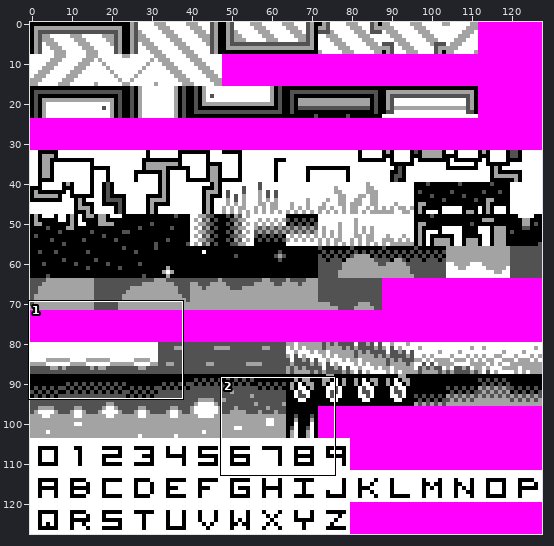
Sprite sheet -- src/data/tiles.bg.png. The first picture is a wide view before the edit; the outline marks the close-up.
Close-up. The starting point:
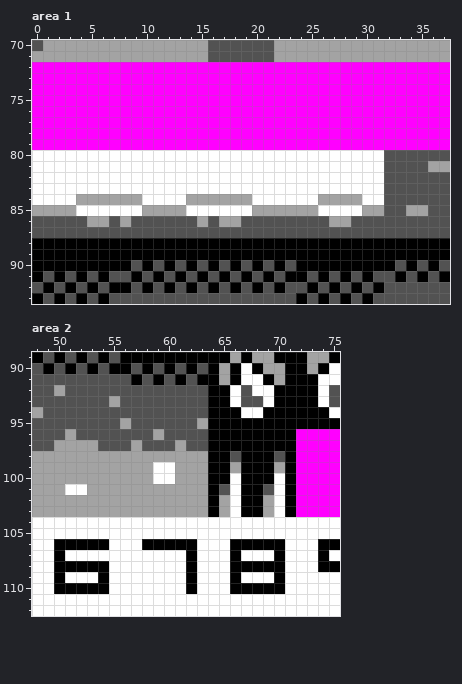
The file is 128x128 pixels. Shown: area 1: x 0..37, y 70..93; area 2: x 48..75, y 89..112.
New version:
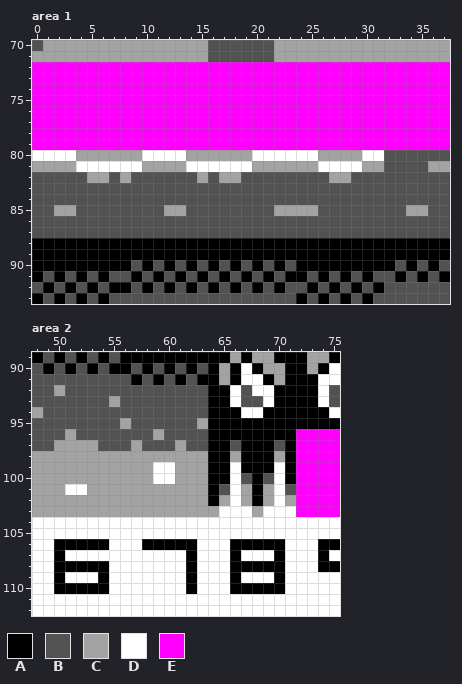
Palette (. is transparent): A #000000  B #525252  C #a3a3a3  D #ffffff  E #ff00ff
What changed:
Area 1:
y 80: x 4..9 DDDDDD -> CCCCCC; x 14..19 DDDDDD -> CCCCCC; x 26..29 DDDD -> CCCC
y 81: x 0..3 DDDD -> CCCC; x 10..13 DDDD -> CCCC; x 20..25 DDDDDD -> CCCCCC; x 30..31 DD -> CC
y 82: x 0..31 DDDDDDDDDDDDDDDDDDDDDDDDDDDDDDDD -> BBBBBCCBCBBBBBBCBCCBBBBBBBBCCBBB
y 83: x 0..31 DDDDDDDDDDDDDDDDDDDDDDDDDDDDDDDD -> BBBBBBBBBBBBBBBBBBBBBBBBBBBBBBBB
y 84: x 0..31 DDDDCCCCCCDDDDCCCCCCDDDDDDCCCCDD -> BBBBBBBBBBBBBBBBBBBBBBBBBBBBBBBB
y 85: x 0..1 CC -> BB; x 4..11 DDDDDDCC -> BBBBBBBB; x 14..21 DDDDDDCC -> BBBBBBBB; x 26..31 DDDDCC -> BBBBBB
y 86: x 5..6 CC -> BB; x 8 C -> B; x 15 C -> B; x 17..18 CC -> BB; x 27..28 CC -> BB
Area 2:
y 97: x 66 A -> B; x 70 A -> B
y 98: x 66 B -> C; x 70 B -> C
y 99: x 66 C -> D; x 70 C -> D
y 100: x 67 A -> B; x 69 A -> B
y 101: x 67 A -> C; x 69 B -> C; x 71 A -> B
y 102: x 67 A -> C; x 71 A -> C
y 103: x 64..65 AC -> CD; x 67..69 AAC -> DCD; x 71 A -> D
Pixel boxes of the changes (left, top, right, bottom) in both close-ups:
changed: (32, 150, 384, 227)
changed: (208, 440, 296, 517)
